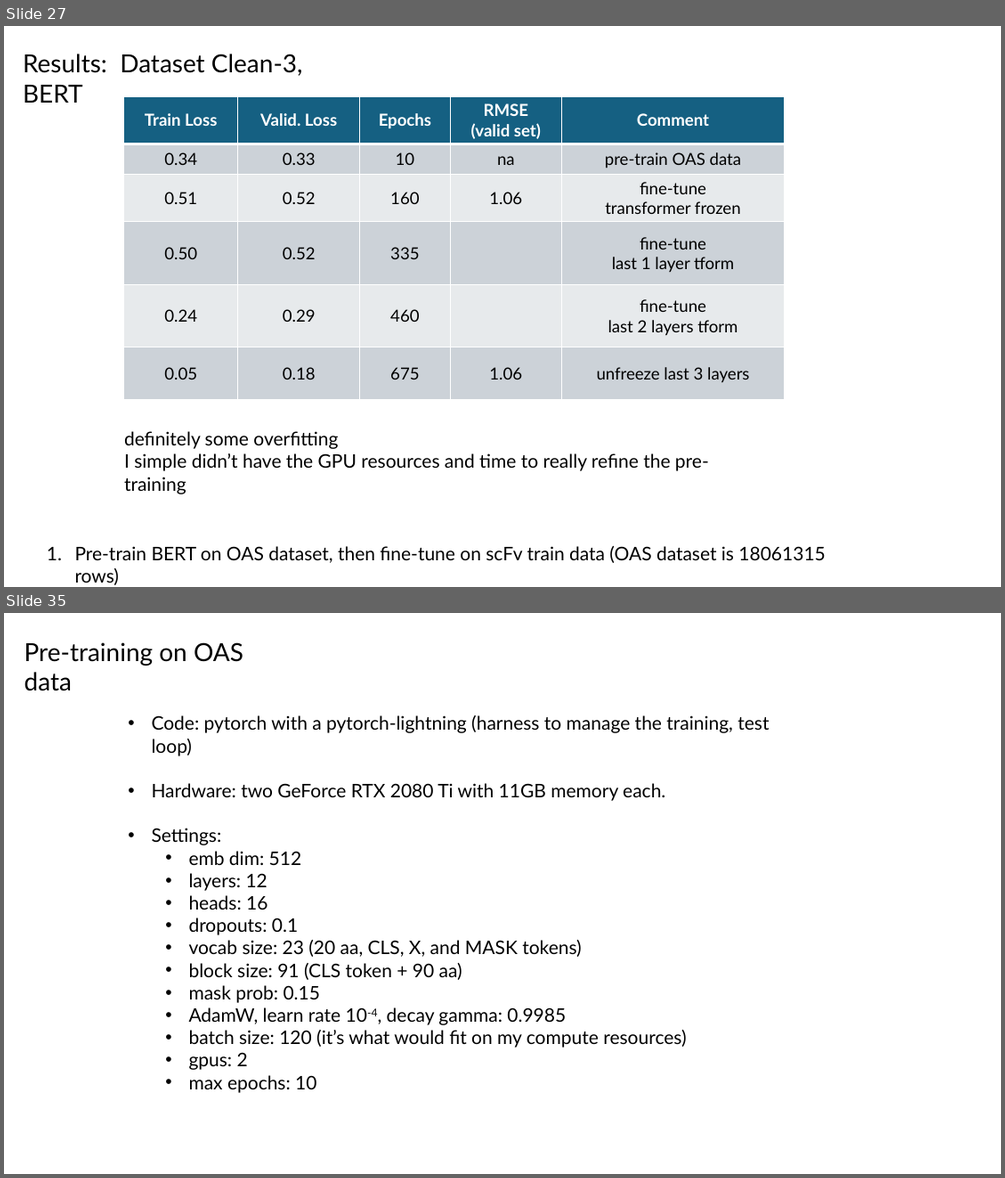
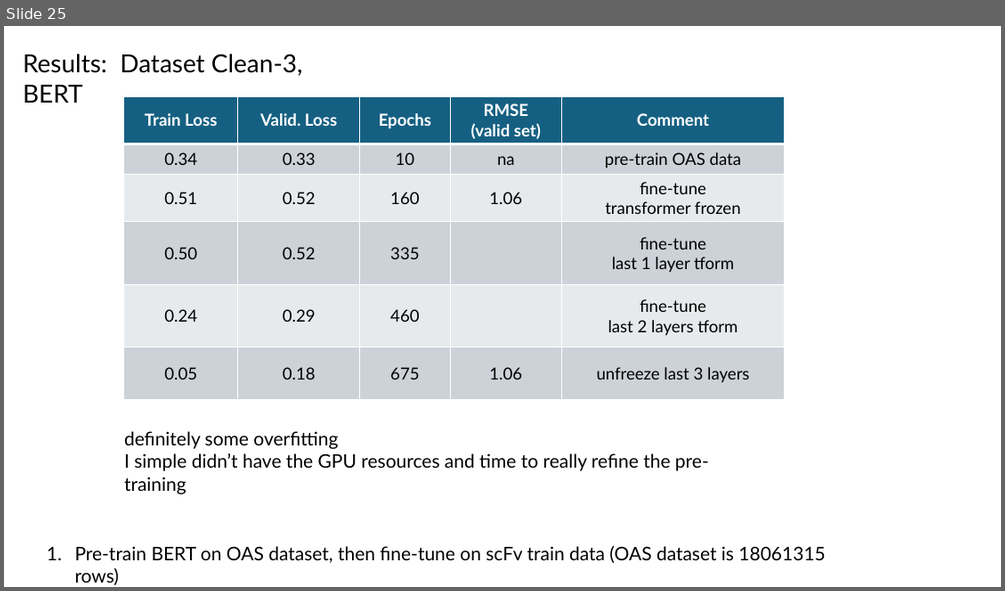
Before and after one commit to planaria158/BERT-antibody-antigen-binding-energy, a slide deck: Homework-aAlphaBio.pptx. Shown one above the other, each under a label of ours: slides 27 and 35 before the commit, slide 25 after it; the slides between them are not shown. The pictures are 1005x1178 and 1005x591 pixels, drawn with LibreOffice and Linux fonts; fonts in the diff are those of the drawing. Boxes give left, top, right and bottom in pixels: in the first picture for what was removed or moved away, otherwise in the second. Text is boxed around its words. In the diff, an @@ line names an element or a change of style, - is before the commit and + after.

```diff
--- a/Homework-aAlphaBio.pptx
+++ b/Homework-aAlphaBio.pptx
@@ slide 35 removed at (4, 613, 1001, 1174), background #FFFFFF @@
@@ text removed at (24, 642, 243, 691) @@
-Pre-training on OAS data
@@ text removed at (152, 715, 769, 1093) @@
-• Code: pytorch with a pytorch-lightning (harness to manage the training, test loop)
-• Hardware: two GeForce RTX 2080 Ti with 11GB memory each.
-• Settings:
-  • emb dim: 512
-  • layers: 12
-  • heads: 16
-  • dropouts: 0.1
-  • vocab size: 23 (20 aa, CLS, X, and MASK tokens)
-  • block size: 91 (CLS token + 90 aa)
-  • mask prob: 0.15
-  • AdamW, learn rate 10-4, decay gamma: 0.9985
-  • batch size: 120 (it’s what would fit on my compute resources)
-  • gpus: 2
-  • max epochs: 10
@@ what was slide 27 is now slide 25 @@
```
Also in this commit, not shown: 2 slides changed, 1 slide added, 24 other slides removed.
